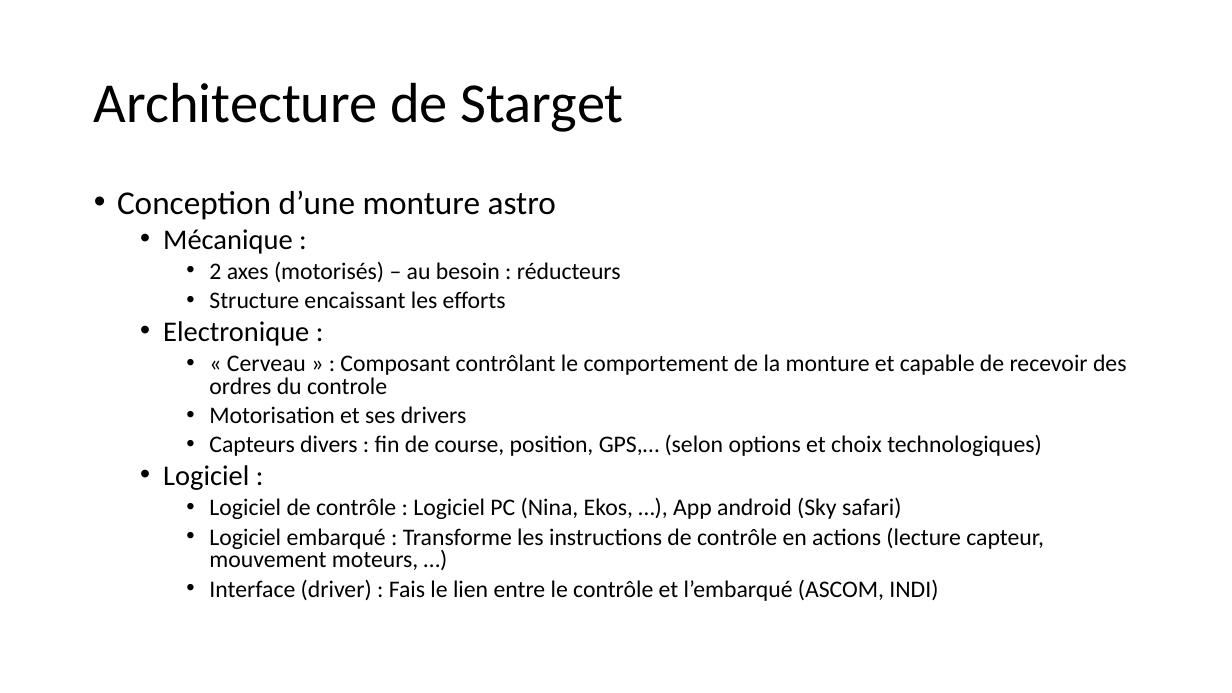
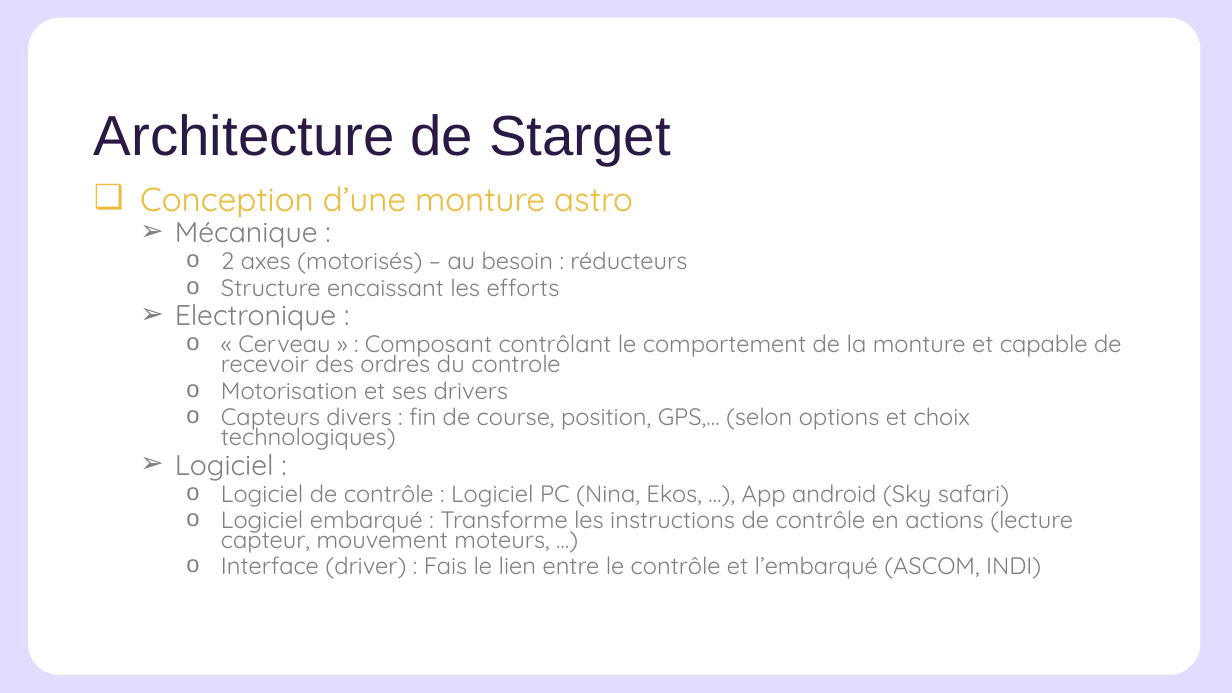
Before and after one commit to Sylvain-BROCAS/Starget, a slide deck: slide 6 of Starget.pptx. Drawn at 1232x693 pixels with LibreOffice and Linux fonts; fonts in the diff are those of the drawing; background and template pictures are left out. Boxes give left, top, right and bottom in pixels: in the first picture for what was removed or moved away, otherwise in the second. Text is boxed around its words. In the diff, an @@ line names an element or a change of style, - is before the commit and + after.

```diff
--- a/Starget.pptx
+++ b/Starget.pptx
@@ freeform shape added at [0, 0, 1232, 693], fill #E4DCFF @@
@@ title "Architecture de Starget": place and size @@
-title "Architecture de Starget" at [94, 82, 624, 132]
+title "Architecture de Starget" at [94, 114, 671, 165]
@@ title "Architecture de Starget" at [94, 114, 671, 165]: font Calibri to Arial, text colour #000000 to #2A1944 @@
@@ text "Conception d’une monture astro" at [140, 186, 1121, 579]: font Calibri to Quicksand, text colour #000000 to #808080; text colour #000000 to #EDBA3A in "Conception d’une monture astro"; bullet • to ❑; line spacing 0.8 to 0.7; bullet • to ➢; bullet • to o @@
```
Also in this commit, not shown: 19 other slides changed, 2 other files.
